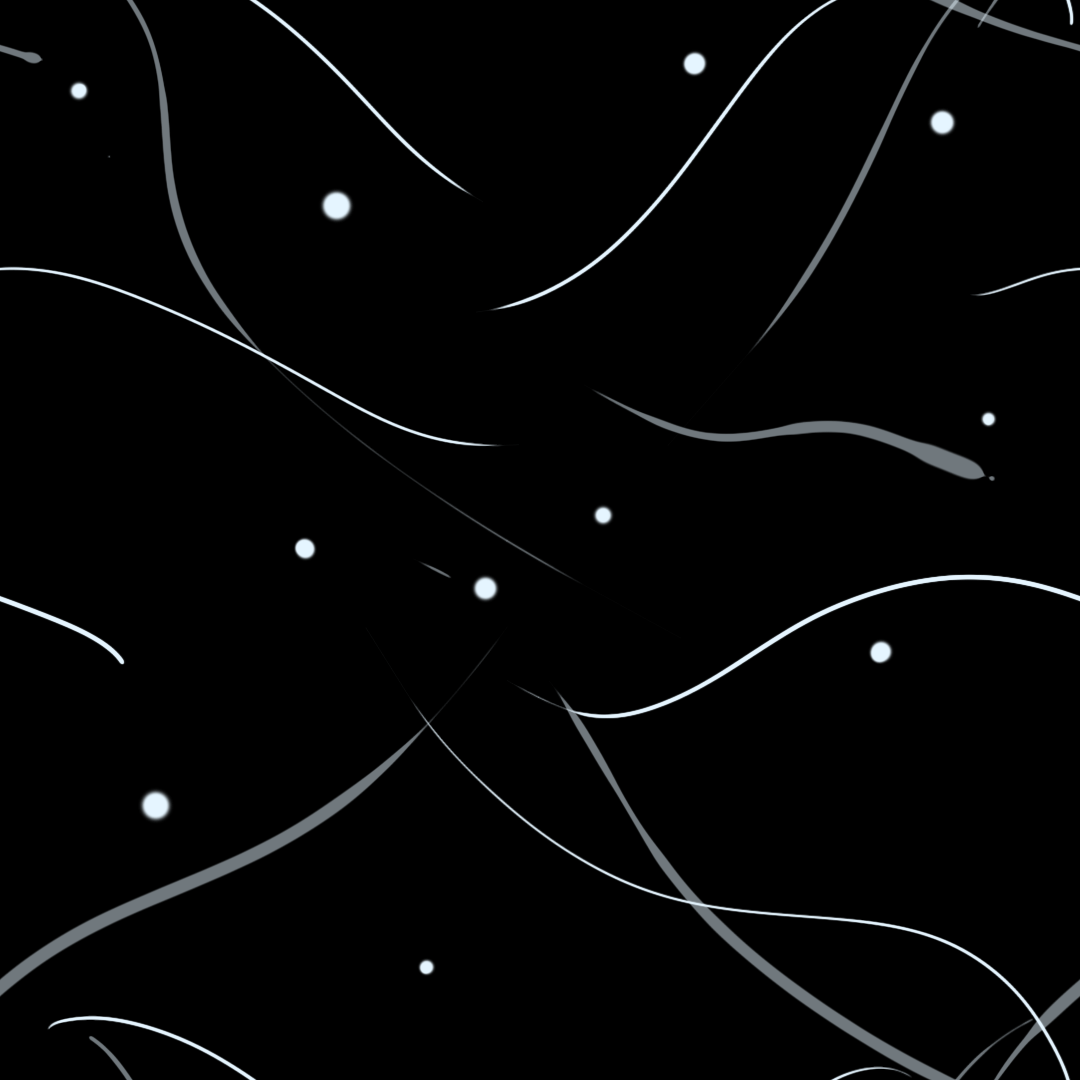
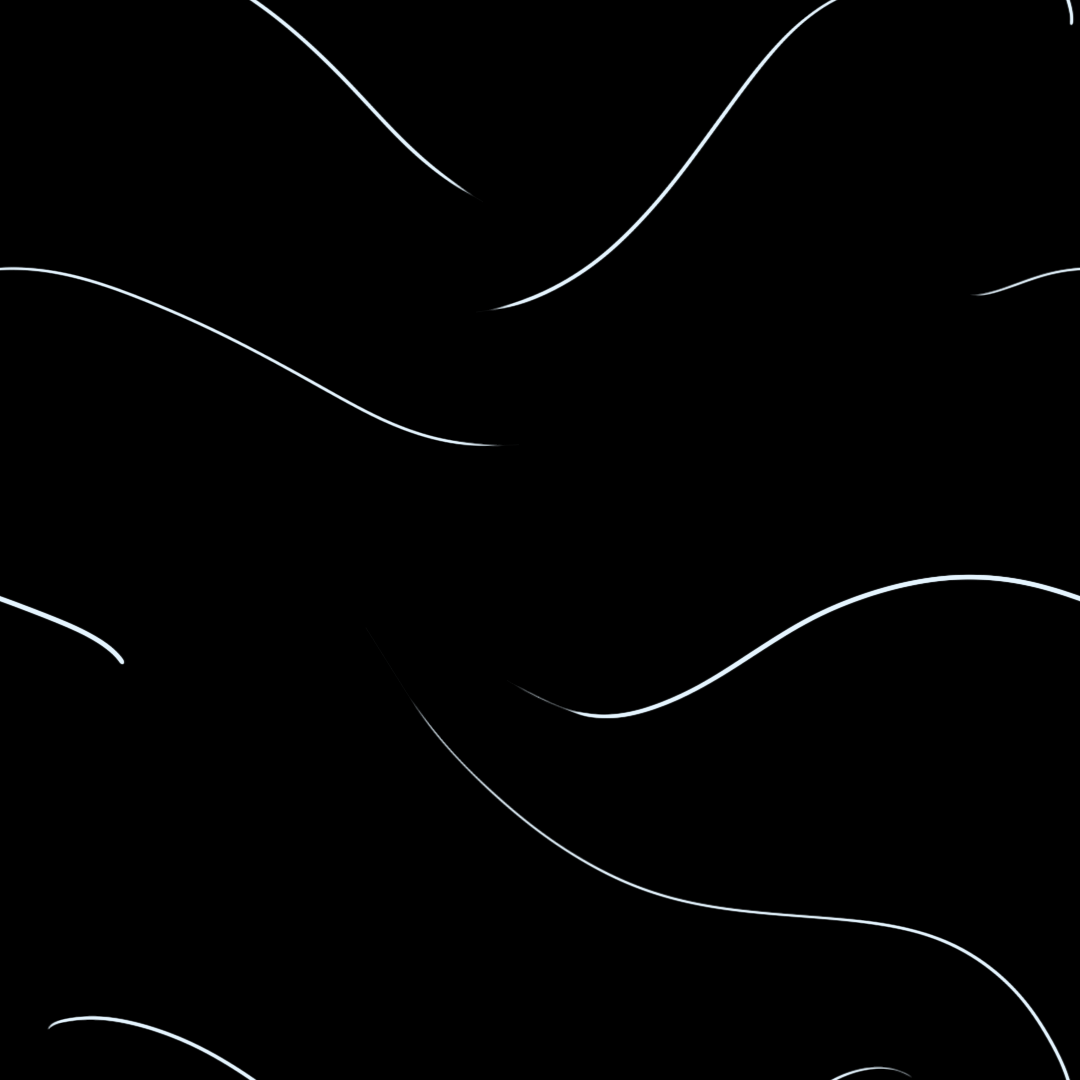
Two versions of the same layered image (1080x1080). Layer-by-layer changes:
hid "Layer 3" over [0, 0, 1080, 1080]
